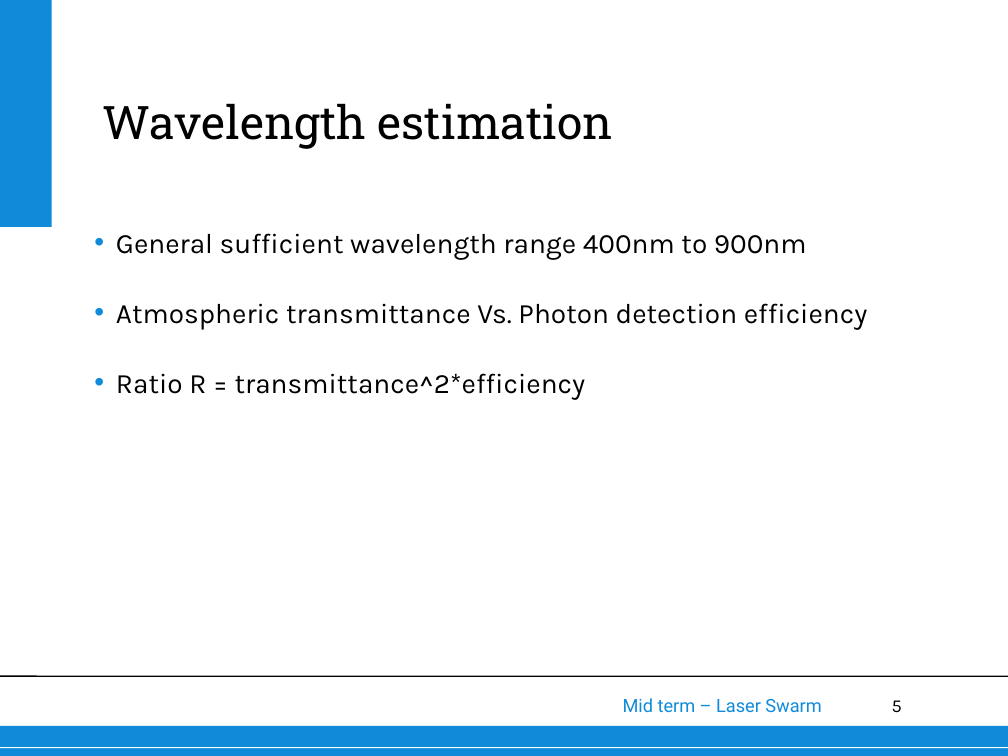
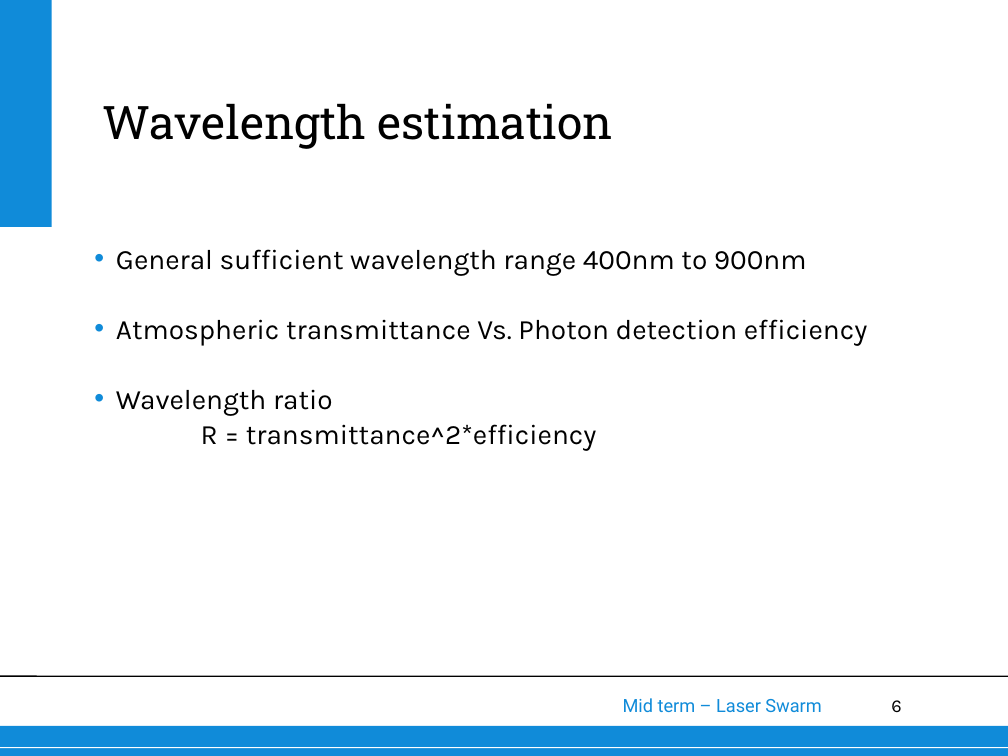
Before and after one commit to thewisenerd/laser-swarm, a slide deck: slide 6 of midTermPresentation/subsections/OS.ppt (slide 5 before the commit). Drawn at 1008x756 pixels with LibreOffice and Linux fonts; fonts in the diff are those of the drawing; background and template pictures are left out. Boxes give left, top, right and bottom in pixels: in the first picture for what was removed or moved away, otherwise in the second. Text is boxed around its words. In the diff, an @@ line names an element or a change of style, - is before the commit and + after.

```diff
--- a/midTermPresentation/subsections/OS.ppt
+++ b/midTermPresentation/subsections/OS.ppt
@@ text "General sufficient wavelength range 400nm ...": place and size @@
-text "General sufficient wavelength range 400nm ..." at [116,233,867,400]
+text "General sufficient wavelength range 400nm ..." at [116,249,867,451]
@@ text at [116,390,597,451]: text changed @@
-• Ratio R = transmittance^2*efficiency
+• Wavelength ratio
+R = transmittance^2*efficiency
@@ page number at [891,700,901,712]: text changed @@
-5
+6
```
Also in this commit, not shown: 1 other slide changed, 7 slides added.
